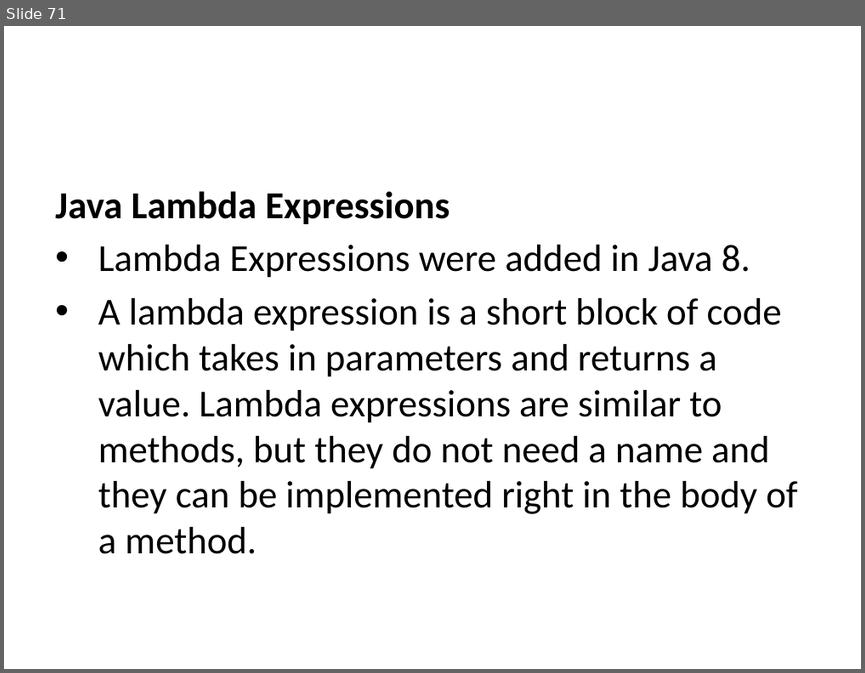
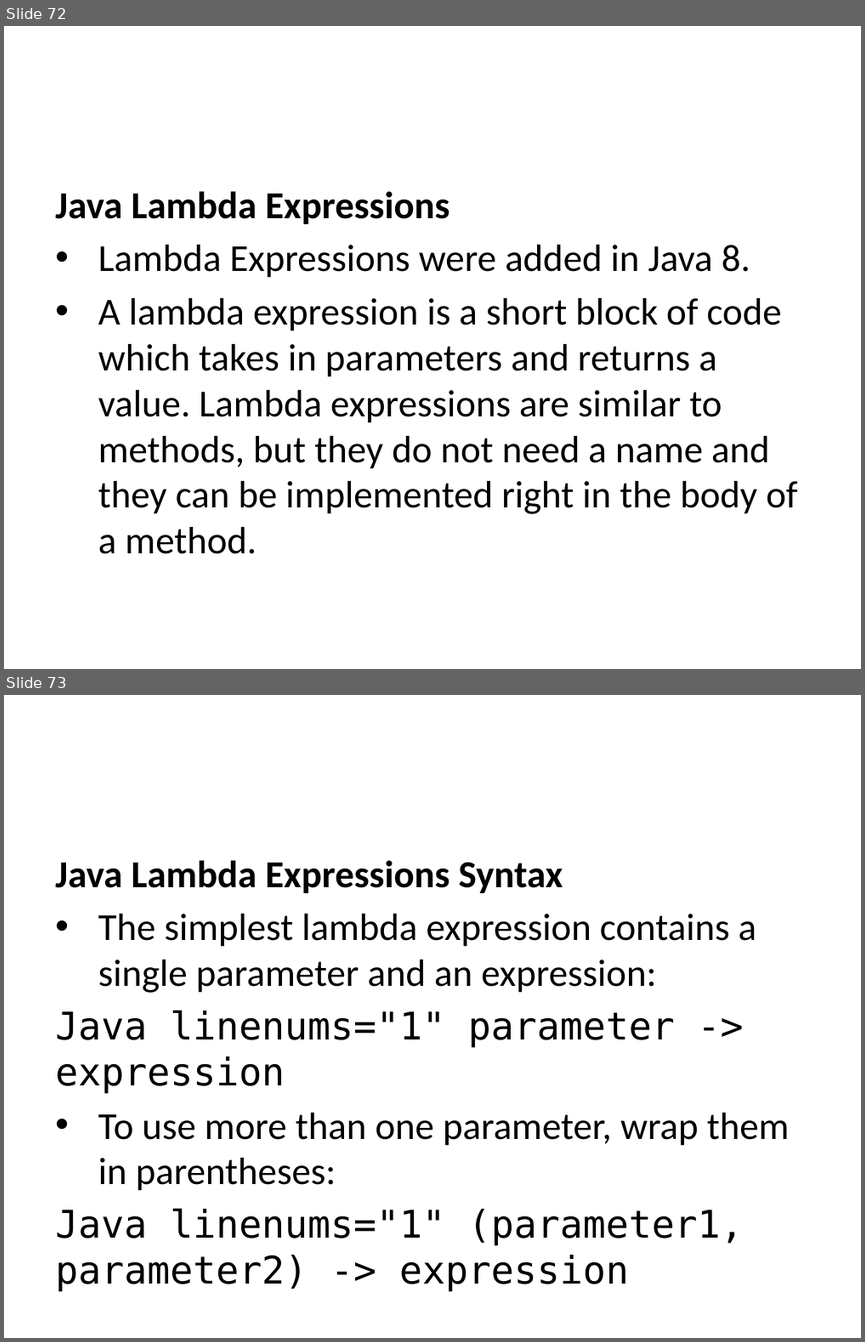
Before and after one commit to ucoruh/ce204-object-oriented-programming, a slide deck: docs/week-3/ce204-week-3.md_word.pptx. Shown one above the other, each under a label of ours: slide 71 before the commit, slides 72 and 73 after it. The pictures are 865x673 and 865x1342 pixels, drawn with LibreOffice and Linux fonts; fonts in the diff are those of the drawing. Boxes give left, top, right and bottom in pixels: in the first picture for what was removed or moved away, otherwise in the second. Text is boxed around its words. In the diff, an @@ line names an element or a change of style, - is before the commit and + after.

```diff
--- a/docs/week-3/ce204-week-3.md_word.pptx
+++ b/docs/week-3/ce204-week-3.md_word.pptx
@@ slide 73 added at <box>4,695,861,1338</box>, background #FFFFFF @@
@@ text added at <box>55,860,789,1292</box>, 32 pt, text #000000 @@
+Java Lambda Expressions Syntax
+• The simplest lambda expression contains a single parameter and an expression:
+Java linenums="1" parameter -> expression
+• To use more than one parameter, wrap them in parentheses:
+Java linenums="1" (parameter1, parameter2) -> expression
@@ what was slide 71 is now slide 72 @@
```
Also in this commit, not shown: 5 slides changed, 2 other slides added, 5 other files.
